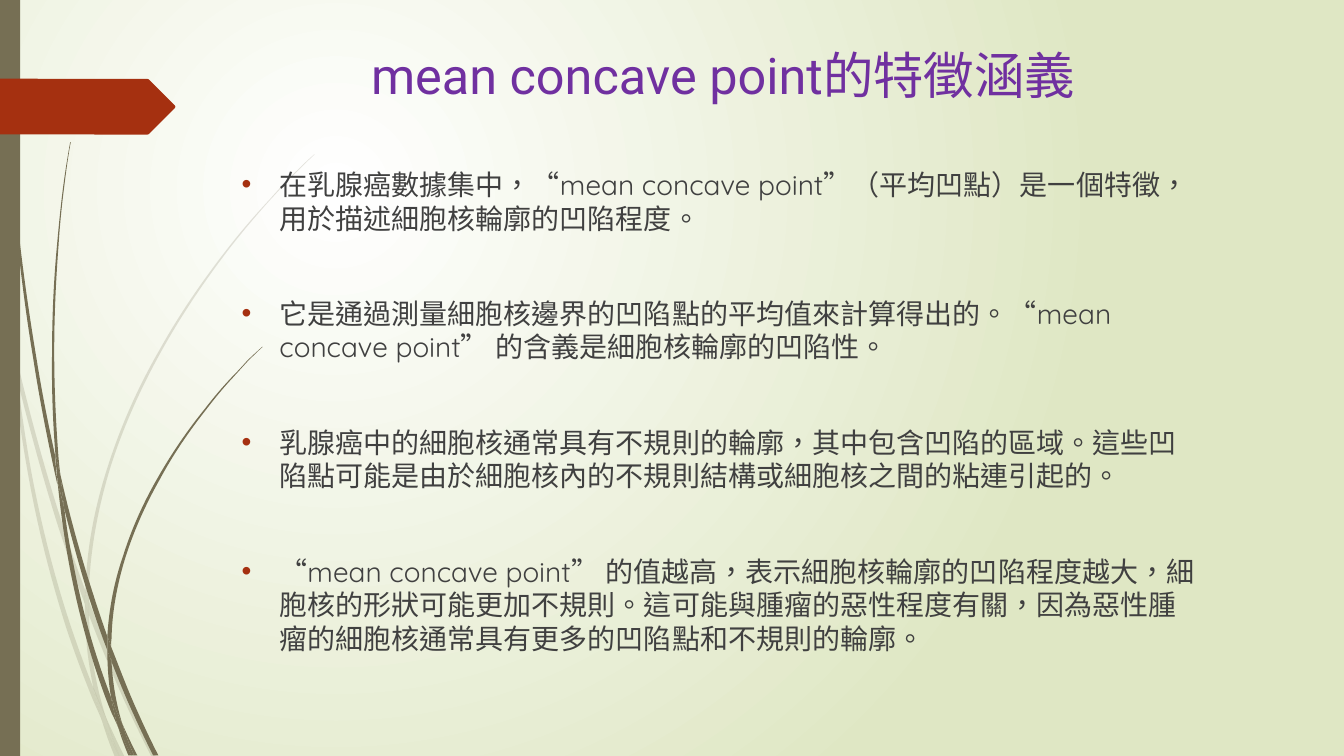
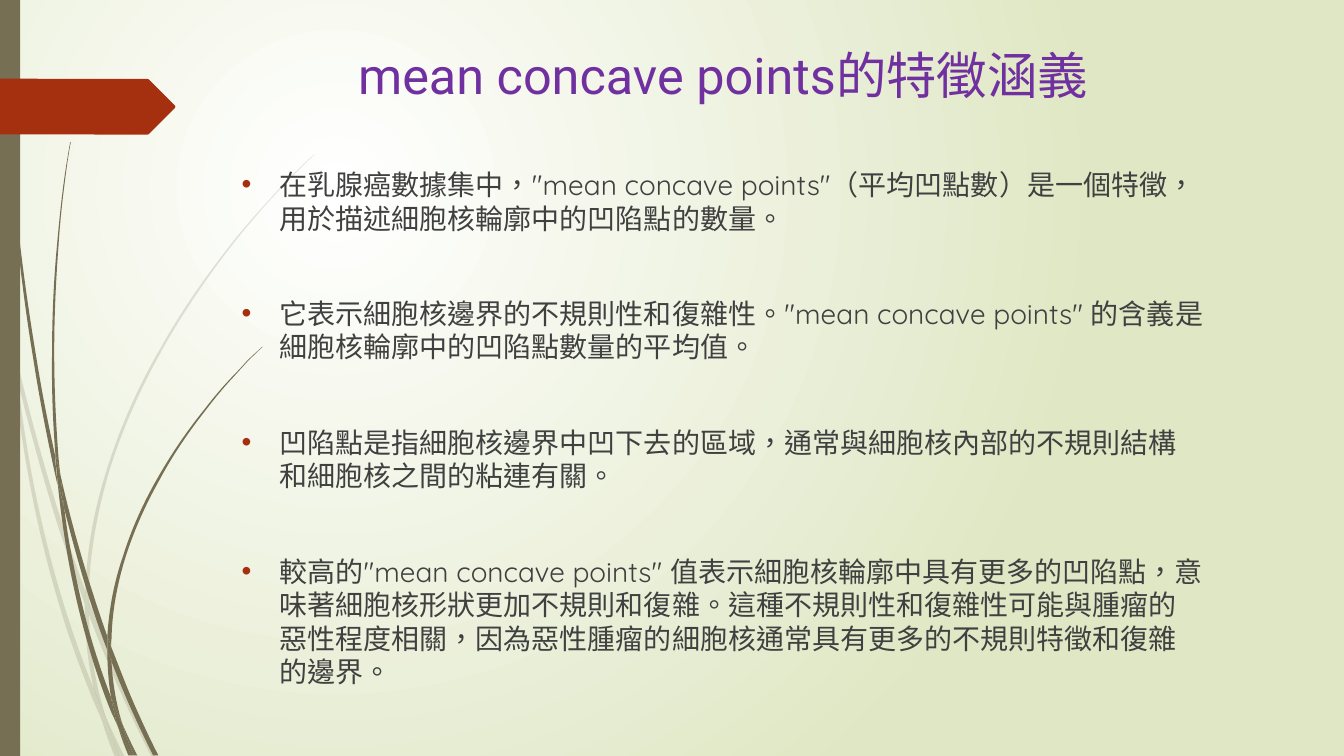
Before and after one commit to quilty1012/IMLP347, a slide deck: slide 41 of special report ppt.pptx. Drawn at 1344x756 pixels with LibreOffice and Linux fonts; fonts in the diff are those of the drawing. Boxes give left, top, right and bottom in pixels: in the first picture for what was removed or moved away, otherwise in the second. Text is boxed around its words. In the diff, an @@ line names an element or a change of style, - is before the commit and + after.

Commit message:
Special Report
分析各個分類器的特徵重要度排序，找到同樣重要度高的共同特徵，評估該共同特徵是否對原始資料具有一定之預測能力。

```diff
--- a/special report ppt.pptx
+++ b/special report ppt.pptx
@@ title at (358, 51, 1088, 104): text changed @@
-mean concave point的特徵涵義
+mean concave points的特徵涵義
@@ text at (279, 171, 1203, 684): text changed @@
-• 在乳腺癌數據集中，“mean concave point”（平均凹點）是一個特徵，用於描述細胞核輪廓的凹陷程度。
-• 它是通過測量細胞核邊界的凹陷點的平均值來計算得出的。“mean concave point” 的含義是細胞核輪廓的凹陷性。
-• 乳腺癌中的細胞核通常具有不規則的輪廓，其中包含凹陷的區域。這些凹陷點可能是由於細胞核內的不規則結構或細胞核之間的粘連引起的。
-• “mean concave point” 的值越高，表示細胞核輪廓的凹陷程度越大，細胞核的形狀可能更加不規則。這可能與腫瘤的惡性程度有關，因為惡性腫瘤的細胞核通常具有更多的凹陷點和不規則的輪廓。
+• 在乳腺癌數據集中，"mean concave points"（平均凹點數）是一個特徵，用於描述細胞核輪廓中的凹陷點的數量。
+• 它表示細胞核邊界的不規則性和復雜性。"mean concave points" 的含義是細胞核輪廓中的凹陷點數量的平均值。
+• 凹陷點是指細胞核邊界中凹下去的區域，通常與細胞核內部的不規則結構和細胞核之間的粘連有關。
+• 較高的"mean concave points" 值表示細胞核輪廓中具有更多的凹陷點，意味著細胞核形狀更加不規則和復雜。這種不規則性和復雜性可能與腫瘤的惡性程度相關，因為惡性腫瘤的細胞核通常具有更多的不規則特徵和復雜的邊界。
```
